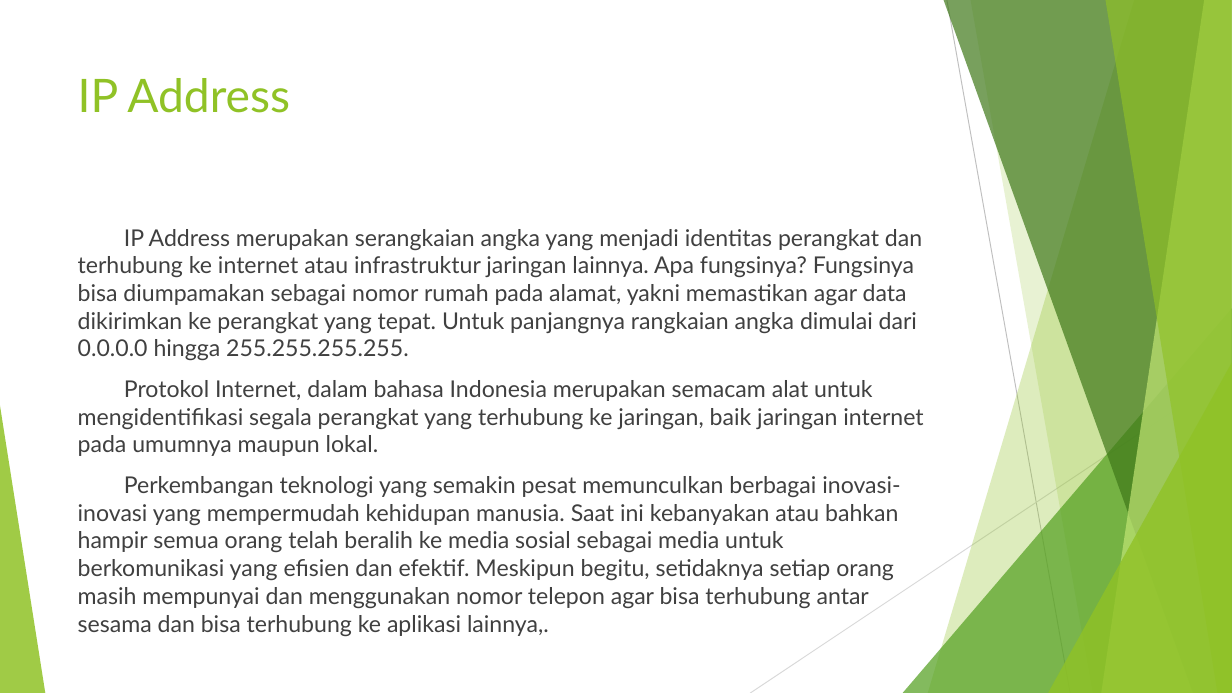
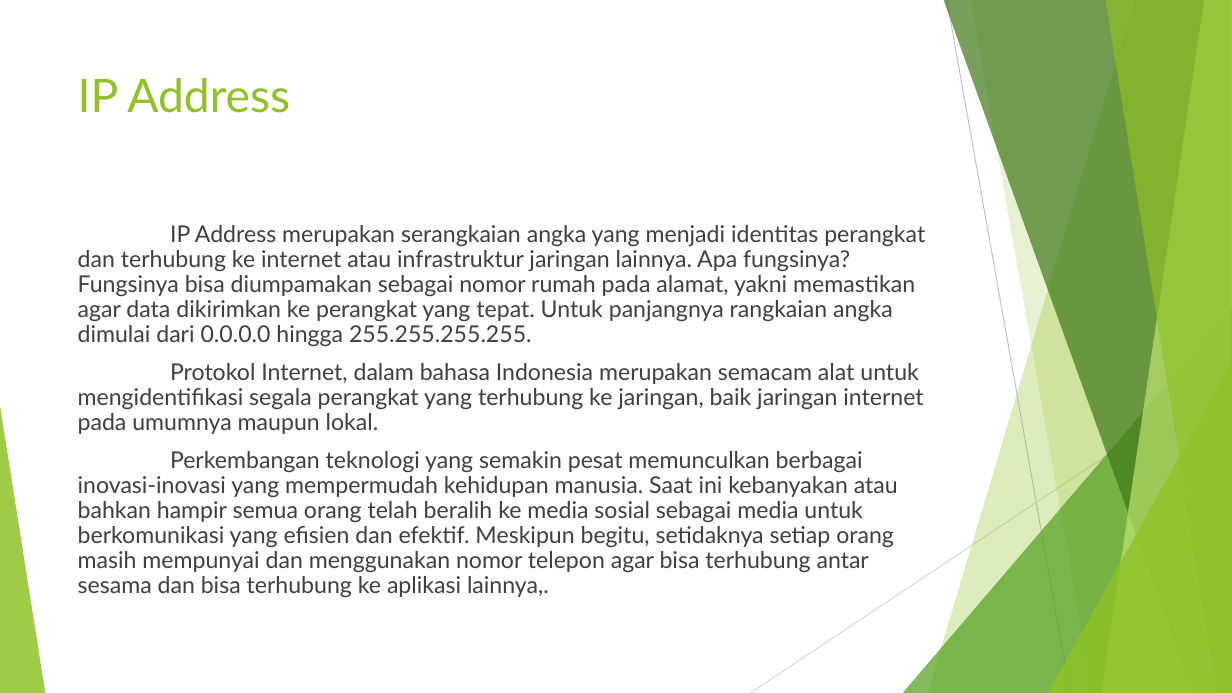
Before and after one commit to tianreformis/XI_2022-2023, a slide deck: slide 3 of Pertemuan 9 - Hosting/New PPTX Presentation.pptx. Drawn at 1232x693 pixels with LibreOffice and Linux fonts; fonts in the diff are those of the drawing. Boxes give left, top, right and bottom in pixels: in the first picture for what was removed or moved away, otherwise in the second. Text is boxed around its words. In the diff, an @@ line names an element or a change of style, - is before the commit and + after.

```diff
--- a/Pertemuan 9 - Hosting/New PPTX Presentation.pptx
+++ b/Pertemuan 9 - Hosting/New PPTX Presentation.pptx
@@ text "IP Address merupakan serangkaian angka ..." at bbox=[78, 225, 925, 597]: text colour #404040 to #3F3F3F; line spacing 1 to 0.9; less space between paragraphs @@
@@ line (1232, 372) - (750, 693): stroke #D9D9D9 0.75 pt to #D8D8D8 0.75 pt @@
```
Also in this commit, not shown: 2 other slides changed, 1 slide added, 1 slide removed, 7 other files.
